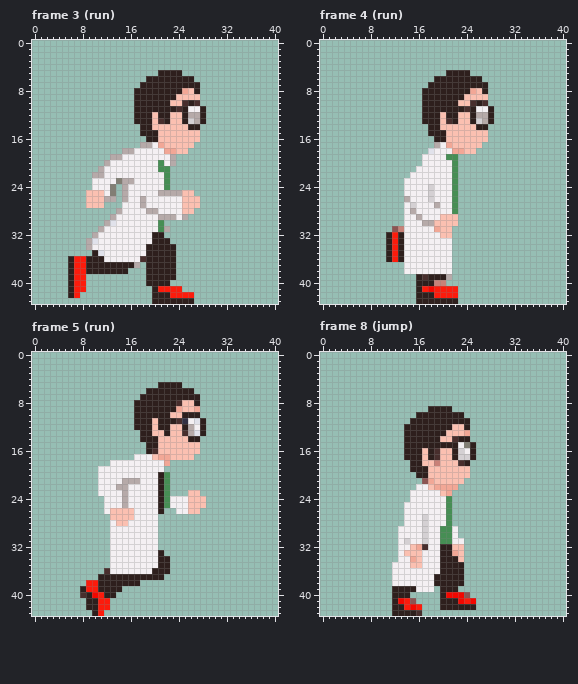
Two versions of one pixel-art file, dev/gfx/player/player.aseprite. The first picture shows the starting point.
41x44 pixels, 106 frames. Colours within 5 levels of each other are drawn and written as one. Shown: frame 3 (run), frame 4 (run), frame 5 (run), frame 8 (jump). The commit also changed other frames, which this record leaves out.
Now the later version:
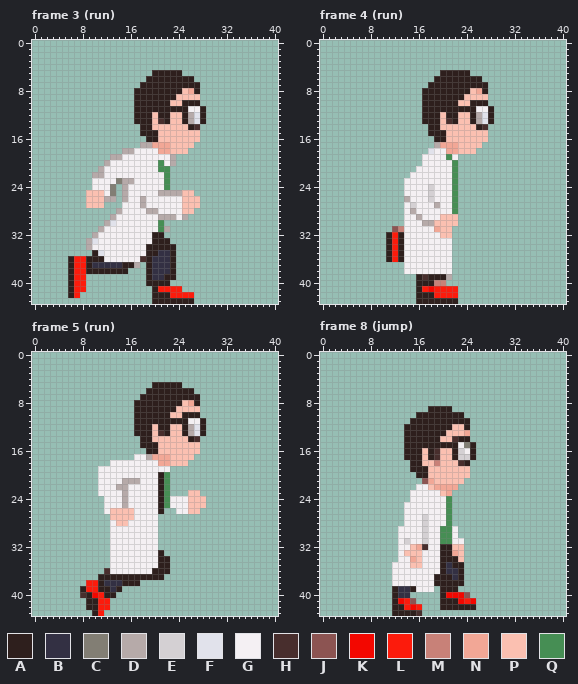
Palette (. is transparent): A #2e1f1d  B #333043  C #827e74  D #b6aaa9  E #d4d0d3  F #e1e2eb  G #f4f0f3  H #482e2d  J #8c5452  K #f30700  L #fc1b0c  M #c88178  N #f2a796  P #fbc0b1  Q #468e54
Difference:
Frame 3 (run):
There is now colour A in row 5 at x 20.
The edit turns colour H into colour A in row 10 at x 25 and 27; in row 11 at x 24.
The edit turns colour A into colour B in row 35 at x 21 to 22; in row 36 at x 20 to 22; in row 37 at x 10 to 14 and 20 to 22; in row 38 at x 20 to 22; in row 39 at x 20 to 21.
The edit turns colour E into colour D in row 13 at x 26.
The edit turns colour D into colour F in rows 12 to 13 at x 27.
The edit turns colour A into colour H in row 14 at x 27.
The edit turns colour G into colour N in row 17 at x 20; in row 18 at x 21.
The edit turns colour P into colour N in row 8 at x 26; in row 17 at x 22.
The edit turns colour N into colour P in row 8 at x 25; in row 18 at x 23.
Frame 4 (run):
There is now colour A in row 5 at x 20.
The edit turns colour H into colour A in row 10 at x 25 and 27; in row 11 at x 24.
The edit turns colour E into colour D in row 13 at x 26.
The edit turns colour D into colour F in rows 12 to 13 at x 27.
The edit turns colour Q into colour G in row 19 at x 22.
The edit turns colour A into colour H in row 14 at x 27.
The edit turns colour G into colour N in row 17 at x 20; in row 18 at x 21.
The edit turns colour P into colour N in row 8 at x 26; in row 17 at x 22.
The edit turns colour N into colour P in row 8 at x 25; in row 18 at x 23.
Frame 5 (run):
There is now colour A in row 5 at x 20; in row 13 at x 17; in row 15 at x 18.
The edit turns colour B into colour A in row 11 at x 25.
The edit turns colour H into colour A in row 8 at x 24; in row 11 at x 24; in row 13 at x 25; in row 16 at x 20.
The edit turns colour P into colour A in row 11 at x 20.
The edit turns colour A into colour B in row 38 at x 12 to 14; in row 39 at x 13.
The edit turns colour G into colour D in row 17 at x 19.
The edit turns colour G into colour F in row 12 at x 27.
There is now colour G in row 19 at x 22.
The edit turns colour F into colour G in row 11 at x 27.
The edit turns colour A into colour H in row 14 at x 27.
The edit turns colour P into colour H in row 13 at x 21.
The edit turns colour G into colour N in row 18 at x 21.
The edit turns colour P into colour N in row 8 at x 26; in row 17 at x 20.
There is now colour P in row 18 at x 23 to 25.
The edit turns colour A into colour P in row 14 at x 20.
The edit turns colour N into colour P in row 9 at x 24 and 27.
Frame 8 (jump):
The edit turns colour A into colour B in row 35 at x 21; in row 36 at x 21 to 22; in row 37 at x 22; in rows 39 to 40 at x 13 to 14.
